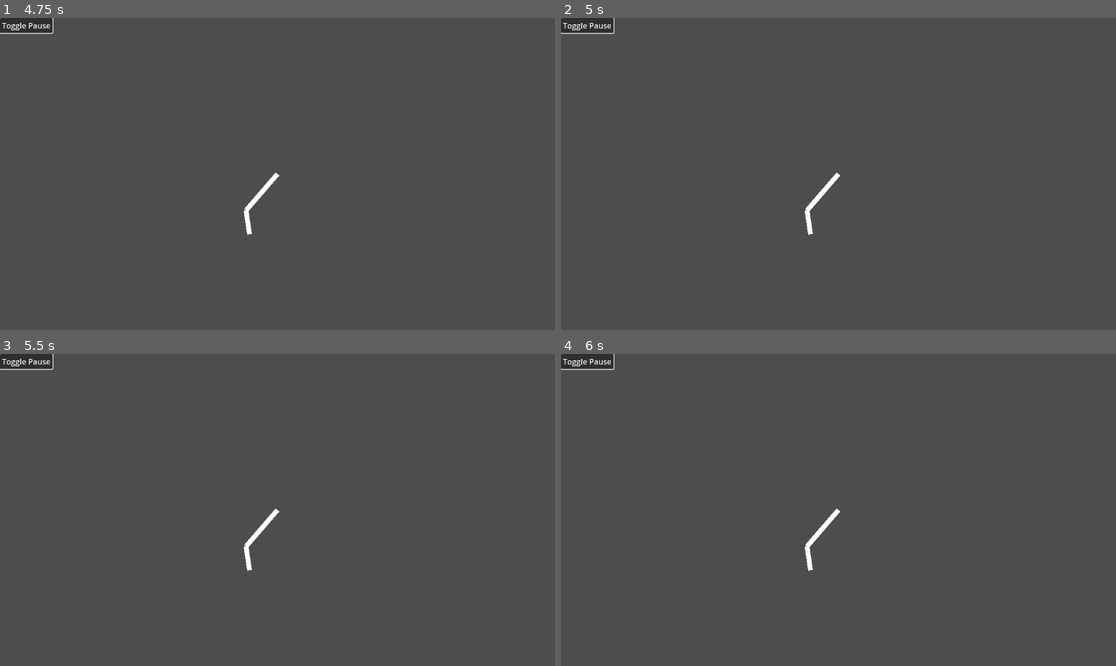
Above: before the commit, frames 1-4 (two rows, left to right).
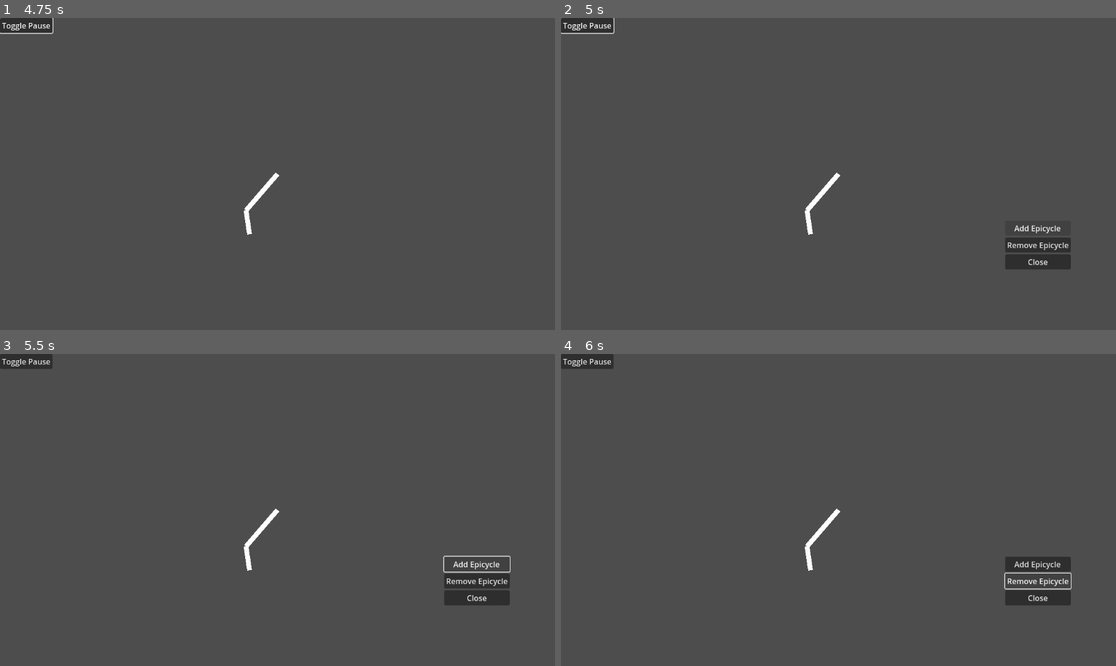
Above: after the commit, the same moments.

Repository: Logocea/EpicCycles
Game: Godot game, scene res://Scenes/EpicScene/epic_scene.tscn
The game is run twice, just before and just after one commit, with the same random seed, the same clock (stepped at 60 frames per second) and the same inputs. The project has no main scene, so this scene is started directly.
Inputs (mouse positions are in pixels of both pictures, inside the frame that each line leads up to):
- Up to frame 1 (4.75 s): click "Toggle Pause" at 0.5 s; move the mouse to (399, 158) at 1.27 s; move the mouse to (166, 189) at 2.02 s; move the mouse to (333, 105) at 2.77 s; move the mouse to (249, 236) at 3.52 s; move the mouse to (444, 220) at 4.27 s
- Up to frame 2 (5 s): right-click (1005, 220) at 4.9 s
- Up to frame 3 (5.5 s): click (477, 563) at 5 s, where only the run after the commit has a clickable "Add Epicycle"
- Up to frame 4 (6 s): click (1038, 581) at 5.75 s, where only the run after the commit has a clickable "Remove Epicycle"

Frame 1 is identical in both runs. In frame 2, 1.1% of the frame differs, in the area x 80-92%, y 66-81%; in frame 3, 1.3%; in frame 4, 1.3%, in the area x 0-92%, y 0-81%.

Commit message:
Basic context menu added

Diff:
--- /dev/null
+++ b/Scenes/EpicScene/UI/context_menu.gd
@@ -0,0 +1,32 @@
+extends VBoxContainer
+
+var can_show: bool = false
+
+var last_mouse_pos: Vector2
+var move_menu: bool = false
+var move_factor: float = 5.0
+
+func _process(delta: float) -> void:
+
+	if Input.is_action_pressed("show_context_menu"):
+		last_mouse_pos = get_global_mouse_position()
+
+		if visible:
+			move_menu = true
+		elif can_show:
+			offset_left = last_mouse_pos.x
+			offset_top = last_mouse_pos.y
+			show()
+
+	if move_menu and can_show:
+		offset_left += (last_mouse_pos.x - offset_left) * delta * move_factor
+		offset_top += (last_mouse_pos.y - offset_top) * delta * move_factor
+
+	if not can_show:
+		hide()
+
+func _on_close_context_menu_button_pressed() -> void:
+	hide()
+
+func _on_toggle_pause_button_pressed() -> void:
+	can_show = not can_show
--- a/Scenes/EpicScene/epic_scene.tscn
+++ b/Scenes/EpicScene/epic_scene.tscn
@@ -1,8 +1,9 @@
-[gd_scene load_steps=4 format=3 uid="uid://c0qgkw8j8dvfw"]
+[gd_scene load_steps=5 format=3 uid="uid://c0qgkw8j8dvfw"]
 
 [ext_resource type="Script" uid="uid://d1mad4jr0wxwm" path="res://Scenes/EpicScene/epic_scene.gd" id="1_dn7i6"]
 [ext_resource type="Resource" uid="uid://d1g6bcgcvi7u8" path="res://Resources/SimStatus/sim_status.tres" id="2_dbyvj"]
 [ext_resource type="PackedScene" uid="uid://dp6a1l6ptshl5" path="res://Scenes/Epicycle/epicycle.tscn" id="3_vwqmd"]
+[ext_resource type="Script" uid="uid://3ue2vvqt5s6v" path="res://Scenes/EpicScene/UI/context_menu.gd" id="4_5lf20"]
 
 [node name="EpicScene" type="Node2D"]
 script = ExtResource("1_dn7i6")
@@ -37,4 +38,26 @@
 offset_bottom = 8.0
 text = "Toggle Pause"
 
+[node name="ContextMenu" type="VBoxContainer" parent="CanvasLayer/EpicSceneUI"]
+visible = false
+layout_mode = 1
+anchors_preset = -1
+offset_right = 40.0
+offset_bottom = 40.0
+script = ExtResource("4_5lf20")
+
+[node name="AddEpicycleButton" type="Button" parent="CanvasLayer/EpicSceneUI/ContextMenu"]
+layout_mode = 2
+text = "Add Epicycle"
+
+[node name="RemoveEpicycleButtom" type="Button" parent="CanvasLayer/EpicSceneUI/ContextMenu"]
+layout_mode = 2
+text = "Remove Epicycle"
+
+[node name="CloseContextMenuButton" type="Button" parent="CanvasLayer/EpicSceneUI/ContextMenu"]
+layout_mode = 2
+text = "Close"
+
 [connection signal="pressed" from="CanvasLayer/EpicSceneUI/TogglePauseButton" to="." method="_on_toggle_pause_button_pressed"]
+[connection signal="pressed" from="CanvasLayer/EpicSceneUI/TogglePauseButton" to="CanvasLayer/EpicSceneUI/ContextMenu" method="_on_toggle_pause_button_pressed"]
+[connection signal="pressed" from="CanvasLayer/EpicSceneUI/ContextMenu/CloseContextMenuButton" to="CanvasLayer/EpicSceneUI/ContextMenu" method="_on_close_context_menu_button_pressed"]
--- a/project.godot
+++ b/project.godot
@@ -14,6 +14,14 @@
 config/features=PackedStringArray("4.4", "GL Compatibility")
 config/icon="res://icon.svg"
 
+[input]
+
+show_context_menu={
+"deadzone": 0.2,
+"events": [Object(InputEventMouseButton,"resource_local_to_scene":false,"resource_name":"","device":-1,"window_id":0,"alt_pressed":false,"shift_pressed":false,"ctrl_pressed":false,"meta_pressed":false,"button_mask":0,"position":Vector2(0, 0),"global_position":Vector2(0, 0),"factor":1.0,"button_index":2,"canceled":false,"pressed":false,"double_click":false,"script":null)
+]
+}
+
 [rendering]
 
 renderer/rendering_method="gl_compatibility"
